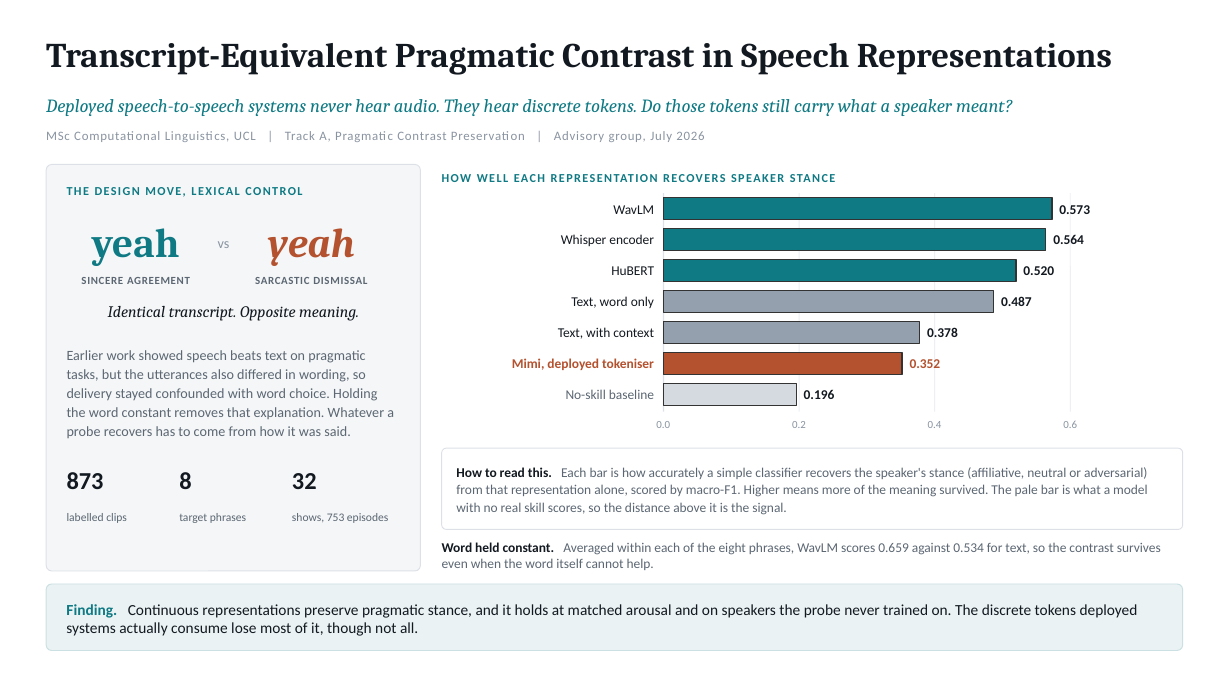
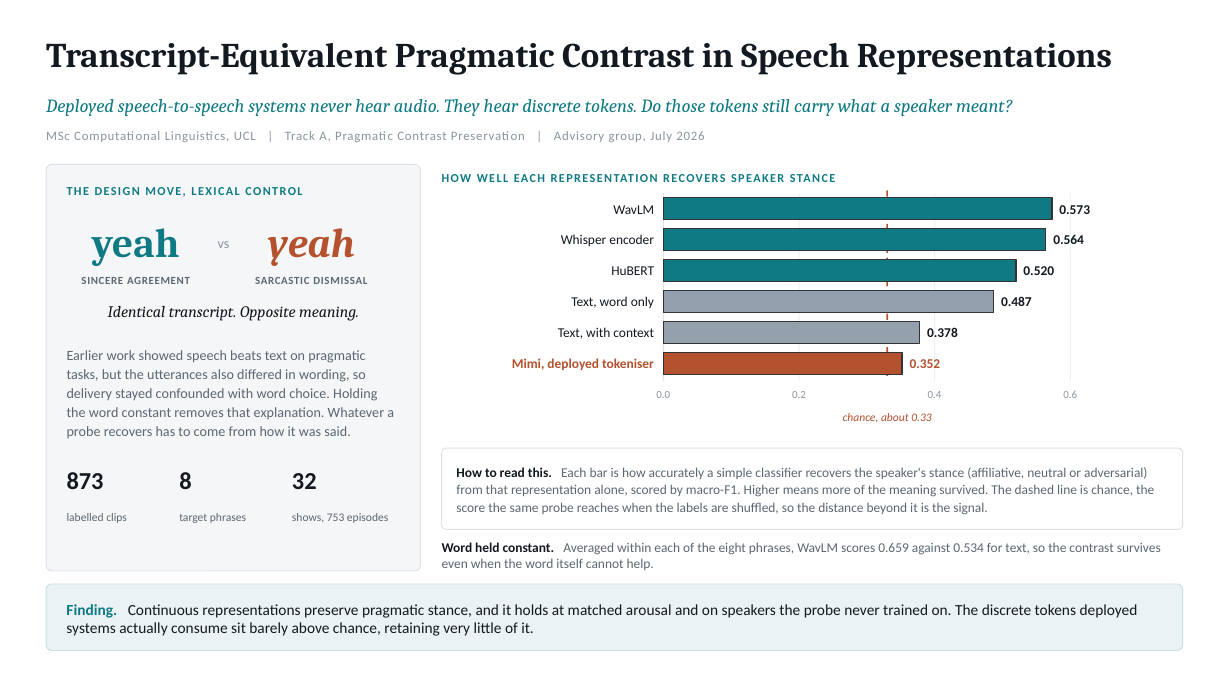
Before and after one commit to syntax606/UCL_Dissertation, a slide deck: slide 1 of docs/advisory_slide.pptx. Drawn at 1232x693 pixels with LibreOffice and Linux fonts; fonts in the diff are those of the drawing. Boxes give left, top, right and bottom in pixels: in the first picture for what was removed or moved away, otherwise in the second. Text is boxed around its words. In the diff, an @@ line names an element or a change of style, - is before the commit and + after.

```diff
--- a/docs/advisory_slide.pptx
+++ b/docs/advisory_slide.pptx
@@ line moved from (664, 193) - (664, 412) to (664, 193) - (664, 381) @@
@@ line moved from (799, 193) - (799, 412) to (799, 193) - (799, 381) @@
@@ line added from (887, 190) to (887, 380), #B4522F 1.25 pt dashed @@
@@ line moved from (935, 193) - (935, 412) to (935, 193) - (935, 381) @@
@@ line moved from (1070, 193) - (1070, 412) to (1070, 193) - (1070, 381) @@
@@ text removed at (566,389,654,399) @@
-No-skill baseline
@@ rectangle removed at (664,384,797,405) @@
@@ text removed at (804,389,835,399) @@
-0.196
@@ 4 texts: place and size @@
-4 texts at (656,421,1077,428)
+4 texts at (656,391,1077,398)
@@ text added at (843,413,931,422), 9 pt, text #B4522F, italic @@
+chance, about 0.33
@@ text at (456,467,1154,515): text changed @@
-How to read this. Each bar is how accurately a simple classifier recovers the speaker's stance (affiliative, neutral or adversarial) from that representation alone, scored by macro-F1. Higher means more of the meaning survived. The pale bar is what a model with no real skill scores, so the distance above it is the signal.
+How to read this. Each bar is how accurately a simple classifier recovers the speaker's stance (affiliative, neutral or adversarial) from that representation alone, scored by macro-F1. Higher means more of the meaning survived. The dashed line is chance, the score the same probe reaches when the labels are shuffled, so the distance beyond it is the signal.
@@ text at (66,604,1138,636): text changed @@
-Finding. Continuous representations preserve pragmatic stance, and it holds at matched arousal and on speakers the probe never trained on. The discrete tokens deployed systems actually consume lose most of it, though not all.
+Finding. Continuous representations preserve pragmatic stance, and it holds at matched arousal and on speakers the probe never trained on. The discrete tokens deployed systems actually consume sit barely above chance, retaining very little of it.
```
Also in this commit, not shown: 6 other files.
